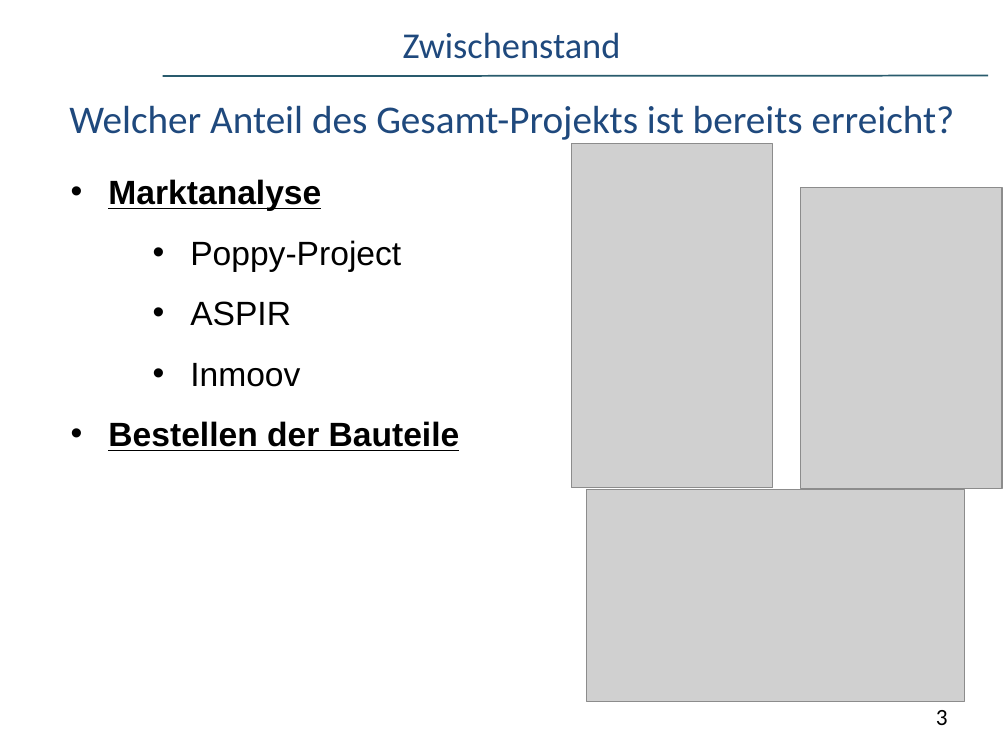
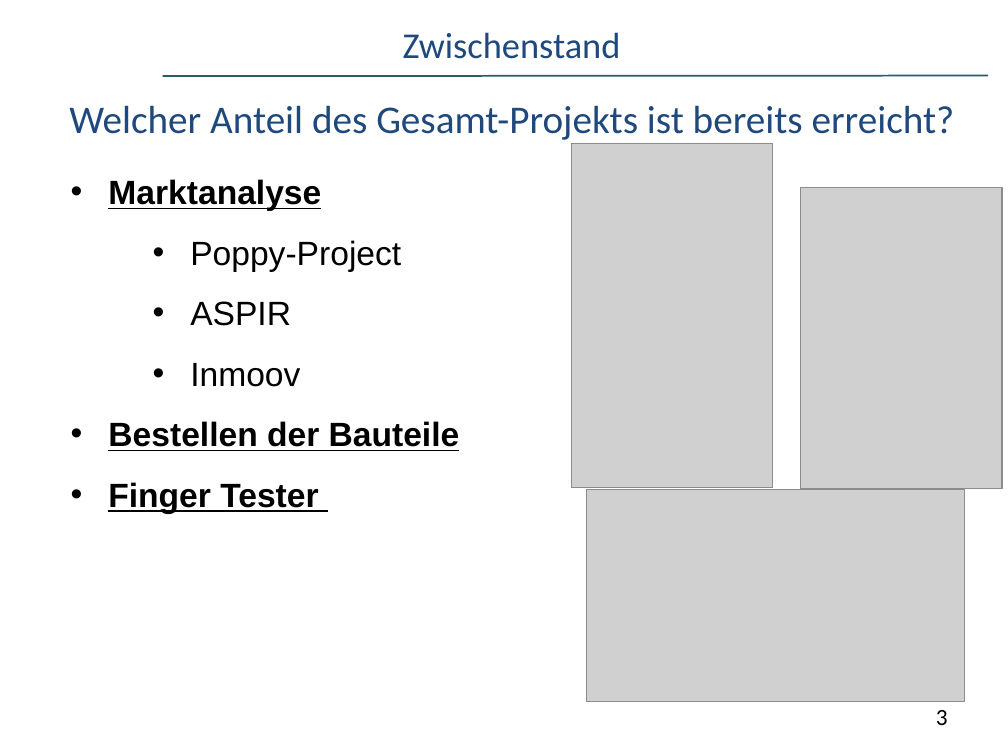
Before and after one commit to schire140195/Humanoid-Robot, a slide deck: slide 3 of Zwischenpräsentation.ppt. Drawn at 1008x756 pixels with LibreOffice and Linux fonts; fonts in the diff are those of the drawing; grey boxes stand for pictures; background and template pictures are left out. Boxes give left, top, right and bottom in pixels: in the first picture for what was removed or moved away, otherwise in the second. Text is boxed around its words. In the diff, an @@ line names an element or a change of style, - is before the commit and + after.

```diff
--- a/Zwischenpräsentation.ppt
+++ b/Zwischenpräsentation.ppt
@@ text at [108, 482, 318, 514]: paragraph added @@
+• Finger Tester
```
Also in this commit, not shown: 2 other files.
